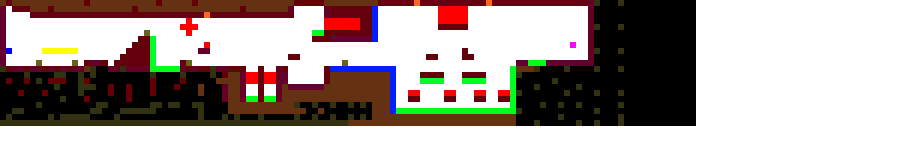
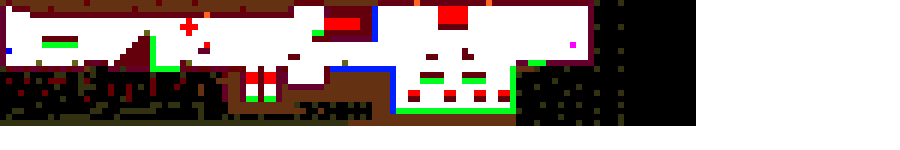
Revision of a layered 900×150 image; what changed, layer by layer:
renamed "level1.png" to "level1A.png", painted on it over [left=42, top=36, right=216, bottom=102]
